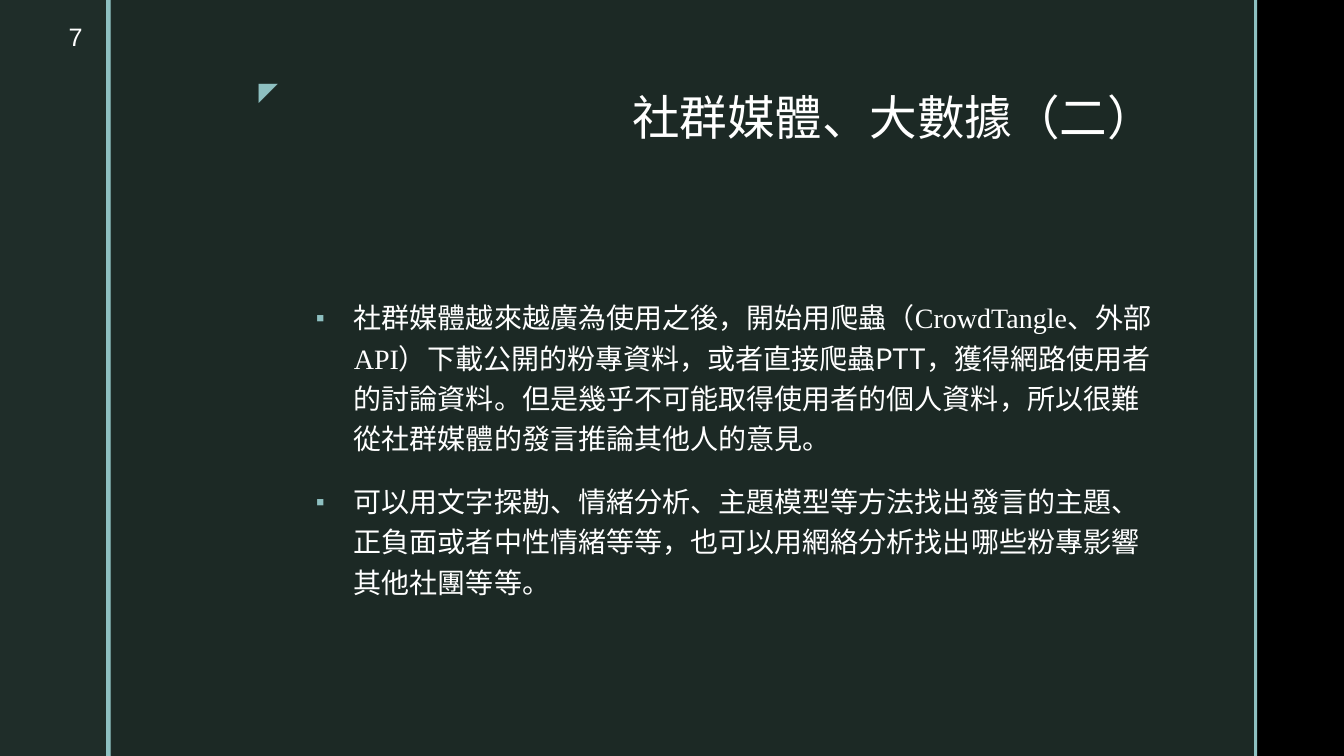
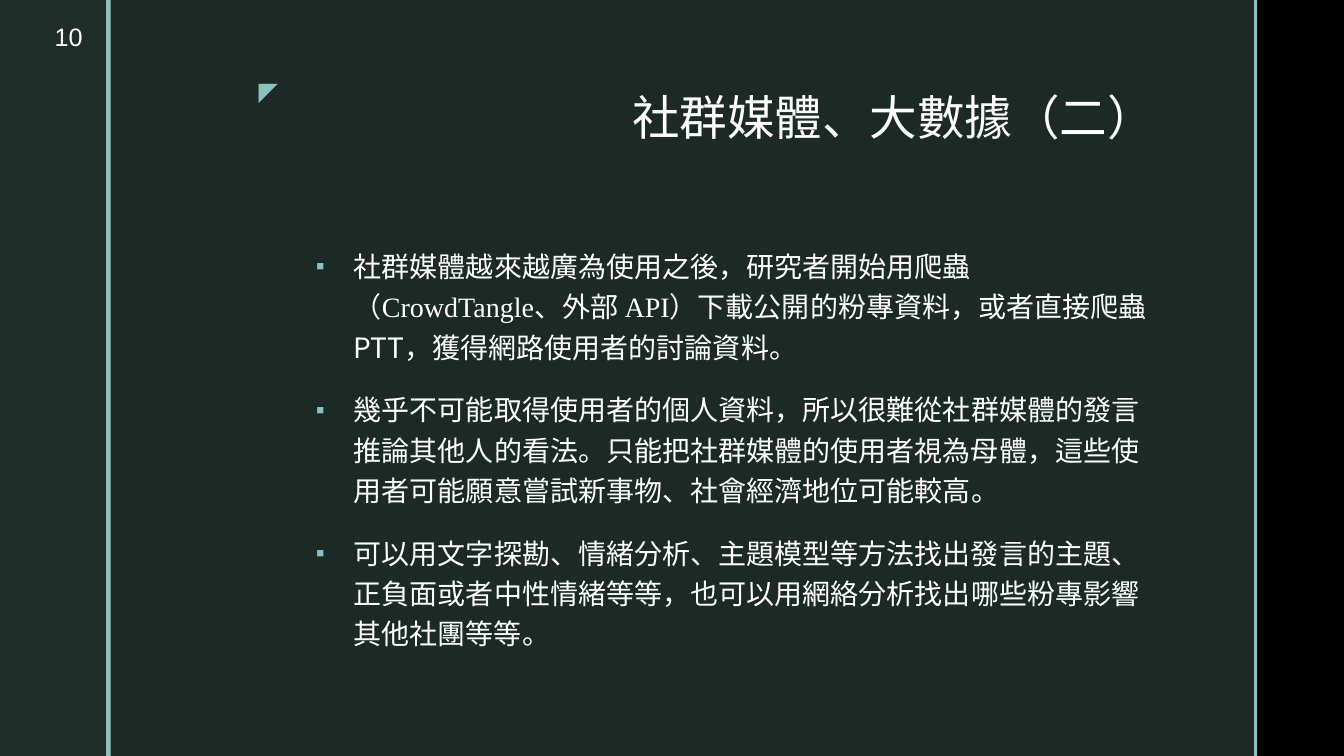
Before and after one commit to TsaiChiahung/PublicOpinion2026, a slide deck: slide 10 of 投影片/民意與調查Week12.pptx (slide 7 before the commit). Drawn at 1344x756 pixels with LibreOffice and Linux fonts; fonts in the diff are those of the drawing; background and template pictures are left out. Boxes give left, top, right and bottom in pixels: in the first picture for what was removed or moved away, otherwise in the second. Text is boxed around its words. In the diff, an @@ line names an element or a change of style, - is before the commit and + after.

```diff
--- a/投影片/民意與調查Week12.pptx
+++ b/投影片/民意與調查Week12.pptx
@@ page number at <box>55,28,83,47</box>: text changed @@
-7
+10
@@ text at <box>354,253,1147,504</box>: text changed @@
-▪ 社群媒體越來越廣為使用之後，開始用爬蟲（CrowdTangle、外部 API）下載公開的粉專資料，或者直接爬蟲PTT，獲得網路使用者的討論資料。但是幾乎不可能取得使用者的個人資料，所以很難從社群媒體的發言推論其他人的意見。
+▪ 社群媒體越來越廣為使用之後，研究者開始用爬蟲（CrowdTangle、外部 API）下載公開的粉專資料，或者直接爬蟲PTT，獲得網路使用者的討論資料。
+▪ 幾乎不可能取得使用者的個人資料，所以很難從社群媒體的發言推論其他人的看法。只能把社群媒體的使用者視為母體，這些使用者可能願意嘗試新事物、社會經濟地位可能較高。
```
Also in this commit, not shown: 2 other slides changed, 18 slides added.
